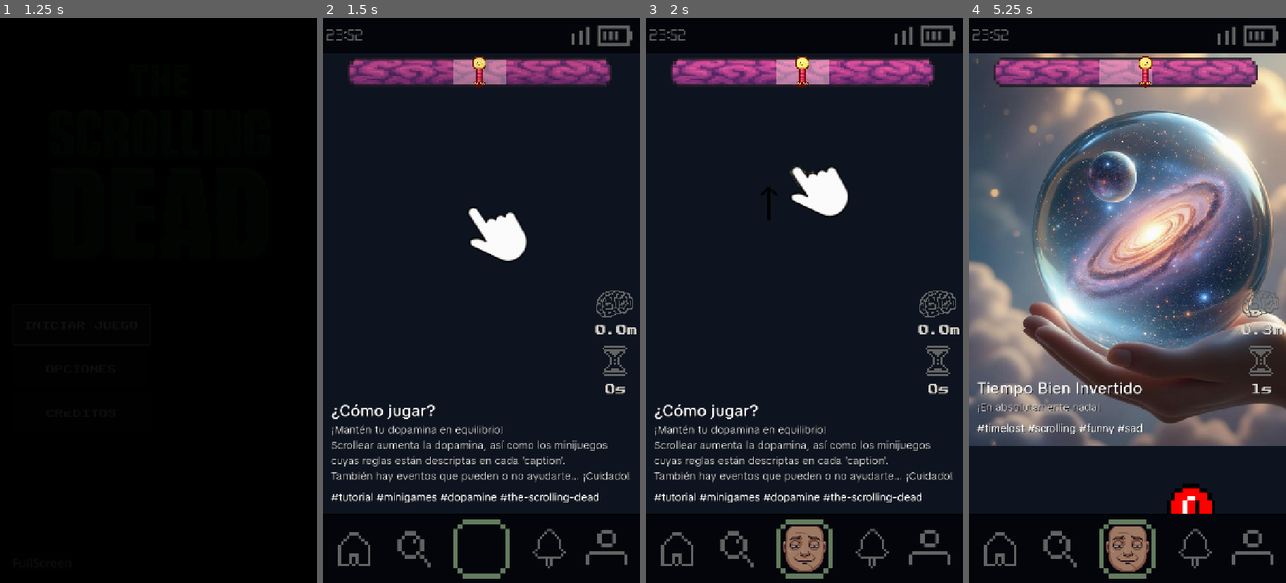
Above: before the commit, frames 1-4 (left to right).
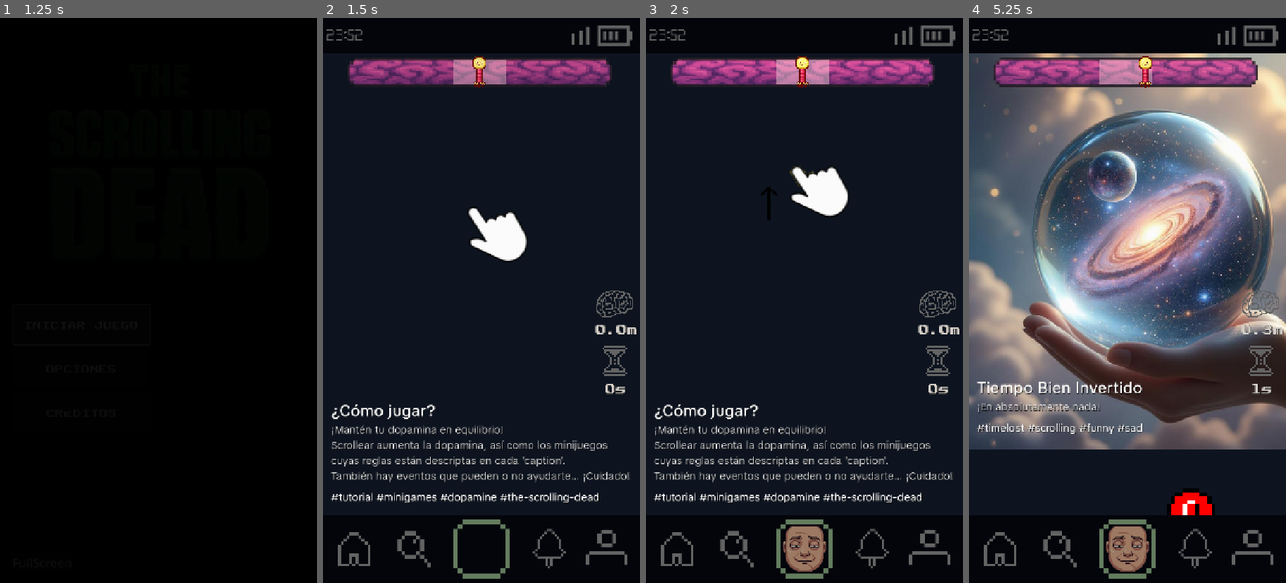
Above: after the commit, the same moments.

Repository: dddaavo/ipv-final-boss-the-scrolling-dead
Game: Godot game, scene res://src/main.tscn
Same seed, same stepped clock (60 frames per second), same inputs: the game is played once before the commit and once after it. Video files are missing from this copy of the repository; at most half a second of black plays in their place. Sound files missing from this copy of the repository are replaced by a short silence.
Inputs (mouse positions are in pixels of both pictures, inside the frame that each line leads up to):
- Up to frame 1 (1.25 s): click "INICIAR JUEGO" at 0.5 s
- Up to frame 2 (1.5 s): click "INICIAR JUEGO" at 1.25 s
- Up to frame 3 (2 s): no input
- Up to frame 4 (5.25 s): move the mouse to (1197, 272) at 2.02 s; click (1197, 272) at 2.17 s; drag from (1064, 328) to (1111, 413) at 2.77 s; move the mouse to (1159, 176) at 3.52 s; click (1159, 176) at 3.67 s; drag from (1111, 413) to (1032, 215) at 4.27 s; tap Enter at 5 s; drag from (1190, 582) to (1143, 300) at 5.02 s

Frame 1 is identical in both runs. In frame 2, 0.2% of the frame differs, in the area x 0-100%, y 87-88%; in frame 3, 0.2%; in frame 4, 2.5%, in the area x 0-100%, y 15-88%.

Commit message:
Fix margin inferior

Diff:
--- a/the-scrolling-dead/src/game.tscn
+++ b/the-scrolling-dead/src/game.tscn
@@ -49,7 +49,7 @@
 offset_left = -360.0
 offset_top = -1205.0
 offset_right = 360.0
-offset_bottom = -155.0
+offset_bottom = -145.0
 grow_vertical = 0
 
 [node name="ScreenEffects" type="Control" parent="SliderMainScene"]
